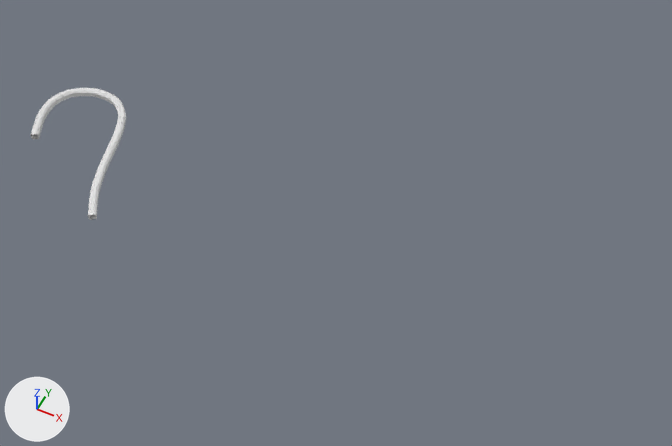
An edit to the Blender file assets_source/minetunel.blend, drawn before and after from the same camera.
One viewpoint serves both versions: a camera (50 mm lens) standing at (148.0, -127.7, 167.4) and looking at (78.5, 11.2, -6.3). The axes (+X, +Y, +Z) are drawn at lower left. The lights are the same throughout.
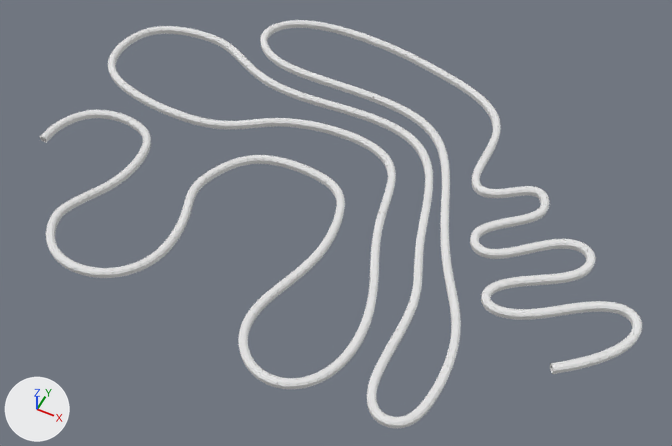
ob_nurbspath is not drawn itself; it is used by a modifier of ob_cylinder.

Edits to the bpy script that builds the scene:
```text
Change cu_nurbspath:
    remove _sp.points.foreach_set('co', [-1.783, 2.507, 0.0364, 1.0, 1.345, 4.154, -0.11, 1.0, 4.463, 5.604, -0.233, 1.0, 7.546, 6.472, -0.283, 1.0, 10.53, 6.789, -0.262, 1.0, 13.22, 6.067, -0.105, 1.0, 15.6, 4.62, 0.139, 1.0, 17.3, 2.096, 0.494, 1.0, 18.43, -0.915, 0.885, 1.0, 18.59, -4.267, 1.269, 1.0, 18.03, -7.55, 1.579, 1.0, 16.35, -10.31, 1.684, 1.0, 13.98, -12.66, 1.645, 1.0, 10.7, -14.35, 1.396, 1.0, 6.932, -15.72, 1.01, 1.0, 2.663, -16.88, 0.437, 1.0, -1.736, -18.07, -0.167, 1.0, -6.025, -19.56, -0.671, 1.0, -10.16, -21.34, -1.074, 1.0, -13.98, -23.65, -1.295, 1.0, -17.68, -26.14, -1.45, 1.0])
    remove _sp.points.foreach_set('radius', [1.0, 1.0, 1.0, 1.0, 1.0, 1.0, 1.0, 1.0, 1.0, 1.0, 1.0, 1.0, 1.0, 1.0, 1.0, 1.0, 1.0, 1.0, 1.0, 1.0, 1.0])
    remove _sp.points.foreach_set('tilt', [0.0146, 0.0146, 0.0146, 0.0146, 0.0146, 0.0146, 0.0146, 0.0146, 0.0146, 0.0146, 0.0146, 0.0146, 0.0146, 0.0146, 0.0146, 0.0146, 0.0146, 0.0146, 0.0146, 0.0146, 0.0146])
    _sp: cu_nurbspath.splines.new('NURBS'); _sp.points.add(20) -> cu_nurbspath.splines.new('NURBS'); _sp.points.add(96)
    add _sp.points.foreach_set('co', [-1.333, 0.0, 0.0, 1.0, -1.333, 0.0, 0.0, 1.0, -0.333, 0.0, 0.0, 1.0, 0.667, 0.0, 0.0, 1.0, 1.667, 0.0, 0.0, 1.0, 2.667, 0.0, 0.0, 1.0, 9.622, -2.063, 0.0, 1.0, 13.51, -8.017, 0.0, 1.0, 14.22, -15.62, 0.0, 1.0, 12.04, -23.11, 0.0, 1.0, 7.795, -25.94, 0.0, 1.0, 0.545, -27.41, 0.0, 1.0, -7.731, -26.06, 0.0, 1.0, -12.7, -23.1, 0.0, 1.0, -16.53, -21.37, 0.0, 1.0, -21.72, -18.87, 0.0, 1.0, -28.5, -22.13, 0.0, 1.0, -32.73, -27.24, 0.0, 1.0, -34.16, -34.8, 0.0, 1.0, -31.47, -43.72, 0.0, 1.0, -23.7, -49.33, 0.0, 1.0, -15.73, -49.44, 0.0, 1.0, -7.697, -47.99, 0.0, 1.0, -0.844, -44.07, 0.0, 1.0, 5.344, -45.24, 0.0, 1.0, 15.03, -49.64, 0.0, 1.0, 19.25, -58.62, 0.0, 1.0, 18.19, -75.34, 0.0, 1.0, 12.21, -80.62, 0.0, 1.0, -0.464, -82.91, 0.0, 1.0, -9.792, -81.5, 0.0, 1.0, -18.06, -78.51, 0.0, 1.0, -25.28, -76.4, 0.0, 1.0, -33.91, -77.1, 0.0, 1.0, -41.12, -85.02, 0.0, 1.0, -39.36, -95.58, 0.0, 1.0, -28.98, -101.7, 0.0, 1.0, -11.73, -100.7, 0.0, 1.0, 4.64, -91.0, 0.0, 1.0, 19.43, -89.07, 0.0, 1.0, 31.39, -86.25, 0.0, 1.0, 35.79, -73.05, 0.0, 1.0, 33.68, -55.45, 0.0, 1.0, 28.58, -46.83, 0.0, 1.0, 21.19, -38.73, 0.0, 1.0, 21.01, -20.25, 0.0, 1.0, 24.53, -4.231, 0.0, 1.0, 30.51, 3.866, 0.0, 1.0, 41.24, 5.399, 0.00661, 1.0, 50.13, 1.723, 0.0121, 1.0, 53.19, -5.937, 0.014, 1.0, 54.11, -12.07, 0.0145, 1.0, 54.42, -22.79, 0.0147, 1.0, 46.76, -32.9, 0.01, 1.0, 40.93, -47.61, 0.00642, 1.0, 45.22, -73.35, 0.00907, 1.0, 40.93, -90.82, 0.00642, 1.0, 25.37, -98.24, 0.00642, 1.0, 1.735, -102.5, 0.00642, 1.0, -6.291, -110.5, 0.00642, 1.0, -37.97, -104.8, 0.00642, 1.0, -39.24, -117.9, 0.00642, 1.0, -31.43, -121.1, 0.00642, 1.0, -9.67, -121.3, 0.00642, 1.0, 3.003, -109.5, 0.00642, 1.0, 25.81, -101.4, 0.00642, 1.0, 42.5, -95.31, 0.00642, 1.0, 51.79, -82.63, 0.00642, 1.0, 51.58, -56.86, 0.00642, 1.0, 51.16, -38.07, 0.00642, 1.0, 60.24, -28.35, 0.00642, 1.0, 67.85, -30.04, 0.00642, 1.0, 75.19, -38.75, 0.00642, 1.0, 74.35, -65.37, 0.00642, 1.0, 69.07, -81.84, 0.00642, 1.0, 65.46, -95.3, 0.00642, 1.0, 55.57, -108.5, 0.00642, 1.0, 32.25, -102.9, 0.00642, 1.0, 28.45, -111.0, 0.00642, 1.0, 40.11, -120.6, 0.00642, 1.0, 34.79, -124.7, 0.00642, 1.0, 28.7, -125.5, 0.00642, 1.0, 20.68, -112.1, 0.00642, 1.0, 14.17, -112.0, 0.00642, 1.0, 10.98, -117.2, 0.00642, 1.0, 18.8, -125.5, 0.00642, 1.0, 25.76, -132.9, 0.00642, 1.0, 24.57, -140.0, 0.00642, 1.0, 16.42, -140.1, 0.00642, 1.0, 11.1, -131.1, 0.00642, 1.0, 4.889, -120.0, 0.00642, 1.0, -2.852, -120.4, 0.00642, 1.0, -1.833, -131.4, 0.00642, 1.0, 11.41, -143.6, 0.00642, 1.0, 14.06, -155.4, 0.00642, 1.0, 0.204, -155.5, 0.00642, 1.0, -11.2, -139.8, 0.00642, 1.0])
    _sp.order_u: 2 -> 5
    where _sp = cu_nurbspath.splines.new('NURBS'); _sp.points.add(20)
    add _sp.resolution_u = 64
    add cu_nurbspath.resolution_u = 64
    add cu_nurbspath.render_resolution_u = 64
    cu_nurbspath.fill_mode: 'HALF' -> 'FULL'
    add cu_nurbspath.twist_smooth = 6.8
Change ob_nurbspath:
    ob_nurbspath.location: (0.0, -0.693, 0.447) -> (0.0, 0.0, 0.0)
    ob_nurbspath.rotation_euler: (0.111, 0.0326, 1.545) -> (0.0, 0.0, 1.571)  # degrees (6.4, 1.9, 89) -> degrees (0, 0, 90)
Change ob_cylinder:
    ob_cylinder.location: (0.0, 0.0, -0.2) -> (0.0, 0.0, 0.0)
```

Boxes [x1, y1, x2, y2] around the edits, measured in the pictures (672 x 446 px):
'Cylinder', reshaped, moved, turned: before [31, 87, 126, 220]; after [40, 20, 642, 429]
